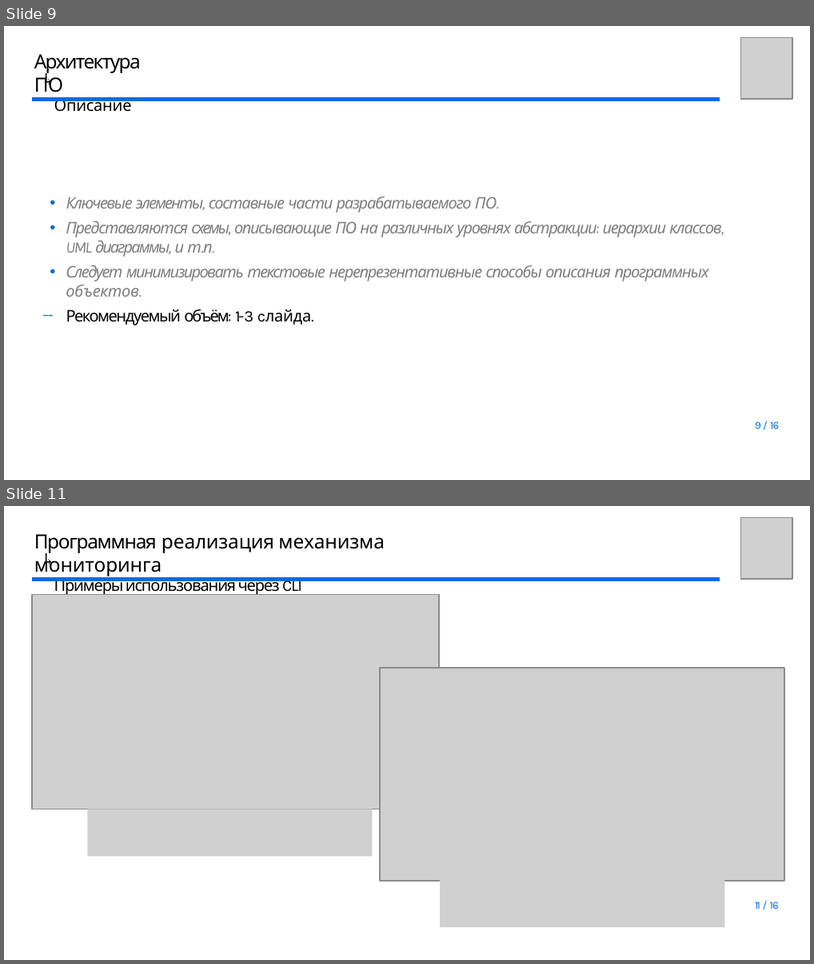
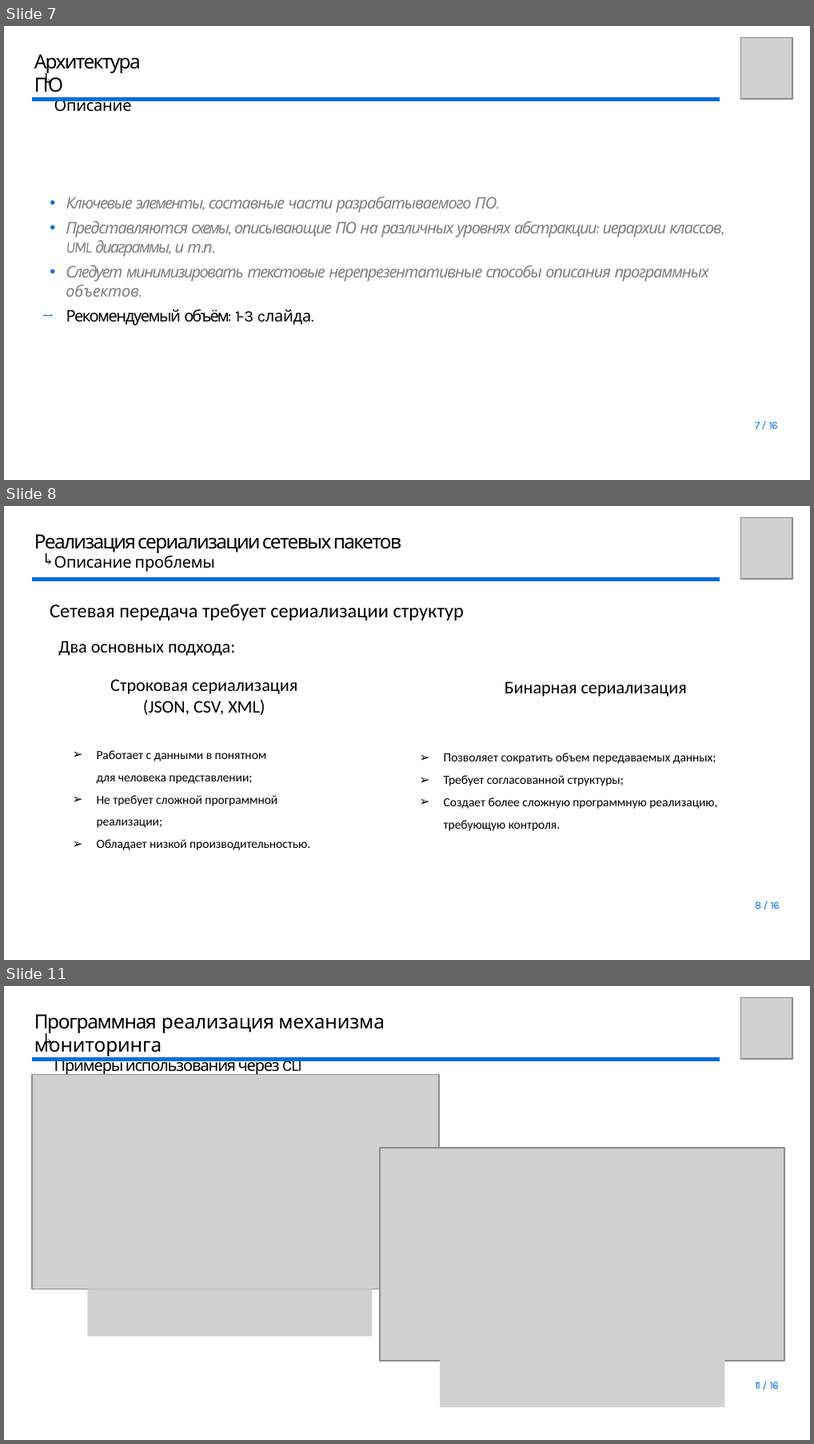
Before and after one commit to youngB0rrov/bmstu_doc, a slide deck: Master/Diploma/presentation/Презентация.pptx. Shown one above the other, each under a label of ours: slides 9 and 11 before the commit, slides 7, 8 and 11 after it; the slides between them are not shown. The pictures are 814x964 and 814x1444 pixels, drawn with LibreOffice and Linux fonts; fonts in the diff are those of the drawing; grey boxes stand for pictures; background and template pictures are left out. Boxes give left, top, right and bottom in pixels: in the first picture for what was removed or moved away, otherwise in the second. Text is boxed around its words. In the diff, an @@ line names an element or a change of style, - is before the commit and + after.

```diff
--- a/Master/Diploma/presentation/Презентация.pptx
+++ b/Master/Diploma/presentation/Презентация.pptx
@@ slide 8 added at bbox=[4, 506, 810, 960], background #FFFFFF @@
@@ picture added at bbox=[742, 517, 793, 579] @@
@@ text added at bbox=[38, 551, 55, 566], 9 pt, text #000000 @@
+↰
@@ title added at bbox=[54, 552, 215, 572], 11 pt, text #000000 @@
+Реализация сериализации сетевых пакетов
+Описание проблемы
@@ freeform shape added at bbox=[32, 579, 720, 579], outline #006CDC 1.99 pt @@
@@ text added at bbox=[50, 604, 464, 620], 11 pt, text #000000 @@
+Сетевая передача требует сериализации структур
@@ text added at bbox=[58, 640, 235, 656], 10 pt, text #000000 @@
+Два основных подхода:
@@ text added at bbox=[110, 679, 298, 715], 10 pt, text #000000 @@
+Строковая сериализация
+(JSON, CSV, XML)
@@ text added at bbox=[505, 681, 687, 696], 10 pt, text #000000 @@
+Бинарная сериализация
@@ text added at bbox=[97, 750, 310, 850], 7 pt, text #000000 @@
+➢ Работает с данными в понятном
+  для человека представлении;
+➢ Не требует сложной программной
+  реализации;
+➢ Обладает низкой производительностью.
@@ text added at bbox=[444, 752, 718, 831], 7 pt, text #000000 @@
+➢ Позволяет сократить объем передаваемых данных;
+➢ Требует согласованной структуры;
+➢ Создает более сложную программную реализацию,
+  требующую контроля.
@@ page number added at bbox=[755, 901, 780, 908], 6 pt, text #006CDC @@
+8 / 16
@@ what was slide 9 is now slide 7 @@
@@ page number at bbox=[755, 421, 778, 428]: text changed @@
-9 / 16
+7 / 16
```
Also in this commit, not shown: 2 slides changed, 1 other slide added, 2 slides removed, 1 other file.
